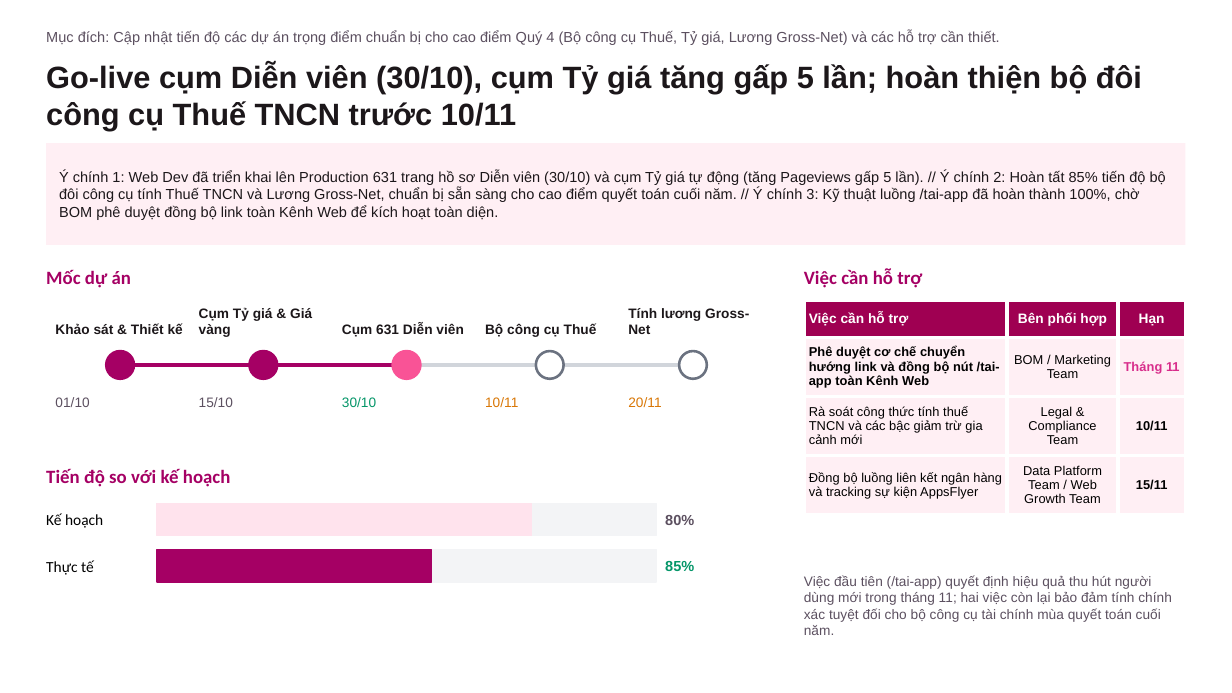
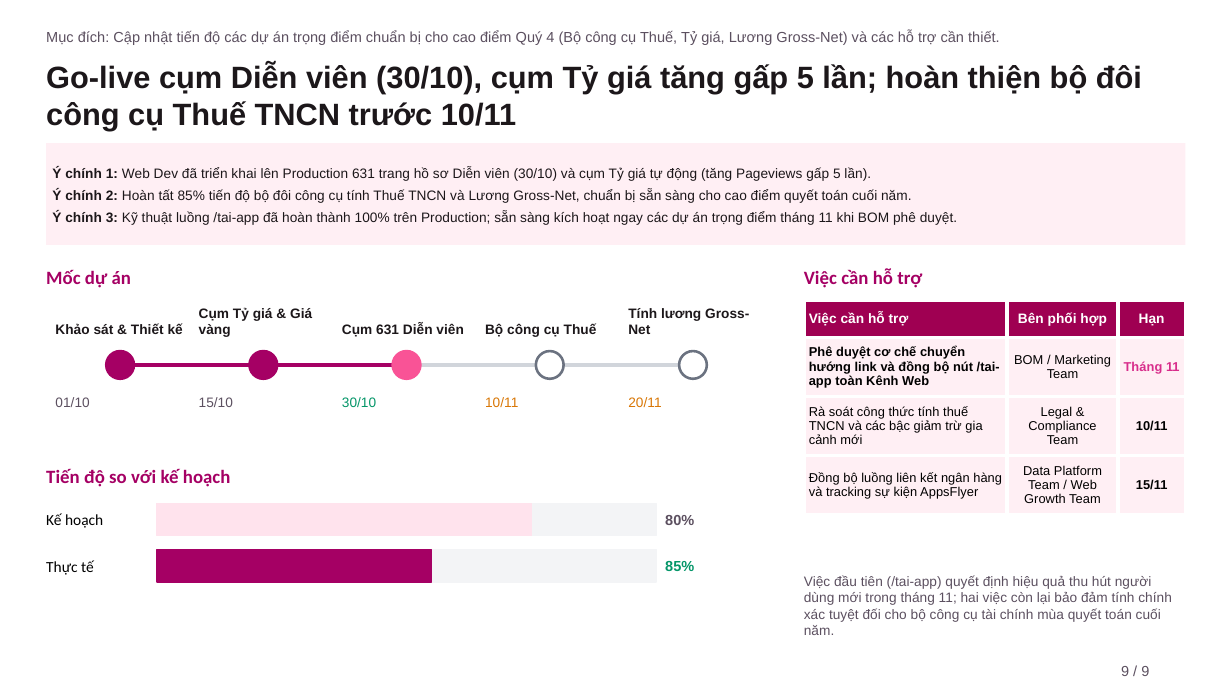
Before and after one commit to stormhoang/hienho-knowledgebase, a slide deck: slide 9 of 07_REPORTS/docs/presentations/Web_Platform_Thang_10_2026_Pyramid.pptx (slide 7 before the commit). Drawn at 1232x693 pixels with LibreOffice and Linux fonts; fonts in the diff are those of the drawing. Boxes give left, top, right and bottom in pixels: in the first picture for what was removed or moved away, otherwise in the second. Text is boxed around its words. In the diff, an @@ line names an element or a change of style, - is before the commit and + after.

```diff
--- a/07_REPORTS/docs/presentations/Web_Platform_Thang_10_2026_Pyramid.pptx
+++ b/07_REPORTS/docs/presentations/Web_Platform_Thang_10_2026_Pyramid.pptx
@@ text in rectangle at bbox=[52, 167, 957, 225]: text changed; size 8.5 to 8 pt @@
-Ý chính 1: Web Dev đã triển khai lên Production 631 trang hồ sơ Diễn viên (30/10) và cụm Tỷ giá tự động (tăng Pageviews gấp 5 lần). // Ý chính 2: Hoàn tất 85% tiến độ bộ đôi công cụ tính Thuế TNCN và Lương Gross-Net, chuẩn bị sẵn sàng cho cao điểm quyết toán cuối năm. // Ý chính 3: Kỹ thuật luồng /tai-app đã hoàn thành 100%, chờ BOM phê duyệt đồng bộ link toàn Kênh Web để kích hoạt toàn diện.
+Ý chính 1: Web Dev đã triển khai lên Production 631 trang hồ sơ Diễn viên (30/10) và cụm Tỷ giá tự động (tăng Pageviews gấp 5 lần).
+Ý chính 2: Hoàn tất 85% tiến độ bộ đôi công cụ tính Thuế TNCN và Lương Gross-Net, chuẩn bị sẵn sàng cho cao điểm quyết toán cuối năm.
+Ý chính 3: Kỹ thuật luồng /tai-app đã hoàn thành 100% trên Production; sẵn sàng kích hoạt ngay các dự án trọng điểm tháng 11 khi BOM phê duyệt.
@@ text added at bbox=[1121, 666, 1149, 676], 8.5 pt, text #5C5060 @@
+9 / 9
```
Also in this commit, not shown: 5 other slides changed, 2 slides added, 5 other files.
